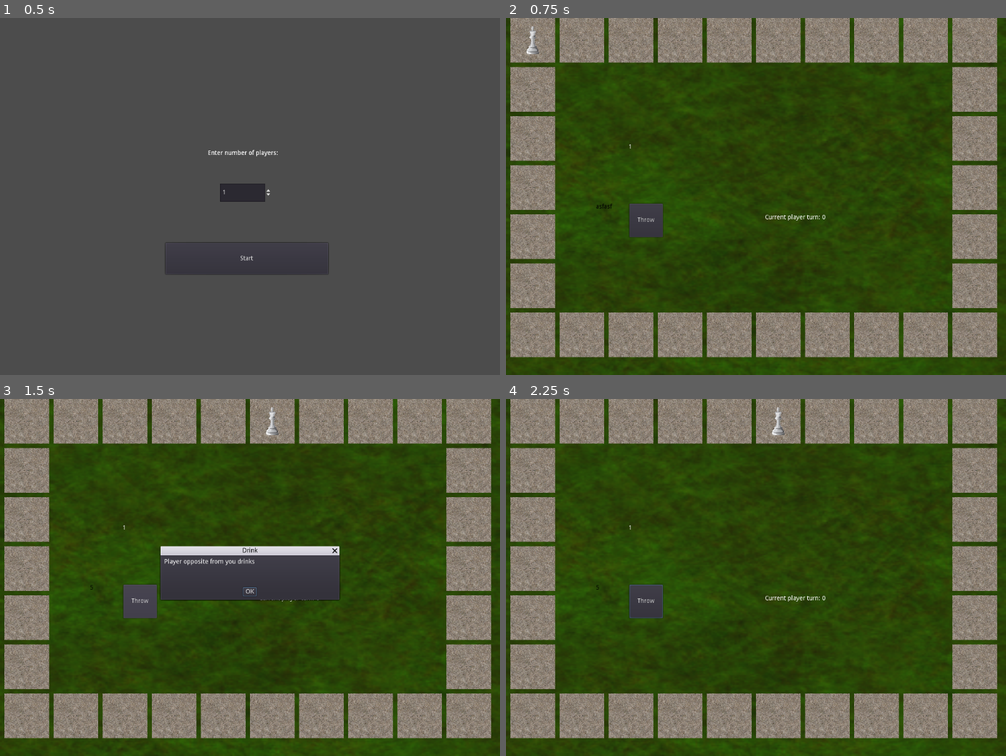
Above: before the commit, frames 1-4 (two rows, left to right).
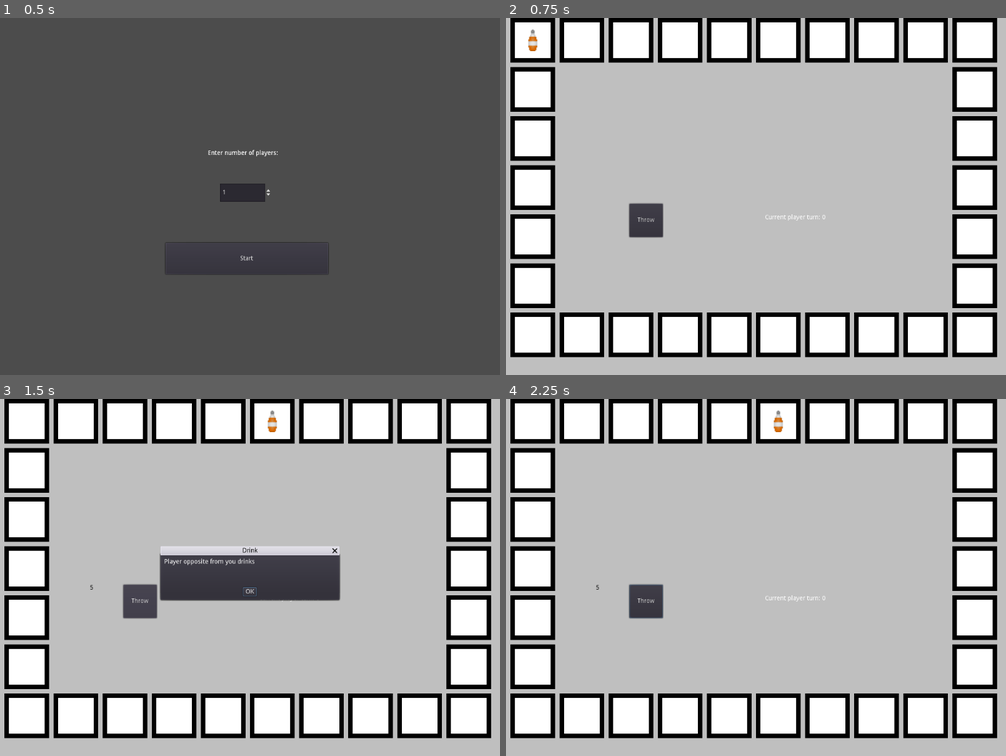
Above: after the commit, the same moments.

Repository: askoki160/angels-of-delta
Game: Godot game, scene res://StartScene.tscn
Two runs of this game, one before a commit and one after it. Both use one fixed random seed, a clock stepped at 60 frames per second and the inputs below.
Inputs:
- Up to frame 1 (0.5 s): no input
- Up to frame 2 (0.75 s): click "Start" at 0.5 s
- Up to frame 3 (1.5 s): click "Throw" at 1.25 s
- Up to frame 4 (2.25 s): click "Start" at 2 s

Frame 1 is identical in both runs. In frame 2, 99% of the frame differs, in the area x 0-100%, y 0-100%; in frame 3, 94%; in frame 4, 99%.

Commit message:
Simpler UI

Diff:
--- a/DiceScene.tscn
+++ b/DiceScene.tscn
@@ -14,7 +14,6 @@
 size_flags_vertical = 0
 custom_colors/font_color = Color( 1, 1, 1, 1 )
 custom_colors/font_outline_modulate = Color( 1, 1, 1, 1 )
-text = "asfasf"
 __meta__ = {
 "_edit_use_anchors_": false
 }
--- a/Field.gd
+++ b/Field.gd
@@ -6,6 +6,9 @@
 
 func resize_sprite(height, width):
 	var sizeto = Vector2(height, width)
-	var size = get_node("Sprite").get_texture().get_size()
+	var size = get_node("OuterRect").get_size()
+	var size_inner = get_node("InnerRect").get_size()
 	var scale_vector: Vector2 = sizeto / size
-	get_node("Sprite").set_scale(scale_vector)
+	var scale_inner_vector: Vector2 = sizeto / size_inner
+	#get_node("OuterRect").set_scale(scale_vector)
+	#get_node("InnerRect").set_scale(scale_inner_vector)
--- a/Field.tscn
+++ b/Field.tscn
@@ -1,23 +1,25 @@
-[gd_scene load_steps=3 format=2]
+[gd_scene load_steps=2 format=2]
 
-[ext_resource path="res://assets/images/dirt.png" type="Texture" id=1]
 [ext_resource path="res://Field.gd" type="Script" id=2]
 
 [node name="Node2D" type="Node2D"]
 script = ExtResource( 2 )
 
-[node name="Sprite" type="Sprite" parent="."]
-texture = ExtResource( 1 )
-
-[node name="Label" type="Label" parent="Sprite"]
-margin_left = -172.278
-margin_top = -121.282
-margin_right = 175.722
-margin_bottom = 118.718
-custom_colors/font_color = Color( 0, 0, 0, 1 )
-text = "Ovo je kurčina"
-align = 1
-valign = 1
+[node name="OuterRect" type="ColorRect" parent="."]
+margin_left = -50.0
+margin_top = -50.0
+margin_right = 50.0
+margin_bottom = 50.0
+color = Color( 0, 0, 0, 1 )
 __meta__ = {
 "_edit_use_anchors_": false
 }
+
+[node name="InnerRect" type="ColorRect" parent="."]
+margin_left = -40.0
+margin_top = -40.0
+margin_right = 40.0
+margin_bottom = 40.0
+__meta__ = {
+"_edit_use_anchors_": false
+}
--- a/Global.gd
+++ b/Global.gd
@@ -71,6 +71,7 @@
 
 	return files
 
+
 func goto_scene(path):
 	# This function will usually be called from a signal callback,
 	# or some other function in the current scene.
--- a/MainScene.gd
+++ b/MainScene.gd
@@ -9,7 +9,6 @@
 
 # Called when the node enters the scene tree for the first time.
 func _ready():
-	$NumberOfPlayers.text = str(global_vars.players)
 	$CurrentPlayerTurn.text = "Current player turn: " + str(state.get_current_index())
 	var map = Utils.Map.new(self, global_vars.fields)
 	map.generate_fields()
--- a/MainScene.tscn
+++ b/MainScene.tscn
@@ -1,26 +1,15 @@
-[gd_scene load_steps=4 format=2]
+[gd_scene load_steps=3 format=2]
 
-[ext_resource path="res://assets/images/grass.png" type="Texture" id=1]
 [ext_resource path="res://DiceScene.tscn" type="PackedScene" id=2]
 [ext_resource path="res://MainScene.gd" type="Script" id=4]
 
 [node name="RootNode" type="Node2D"]
 script = ExtResource( 4 )
 
-[node name="TextureRect" type="TextureRect" parent="."]
+[node name="ColorRect" type="ColorRect" parent="."]
 margin_right = 1120.0
 margin_bottom = 800.0
-texture = ExtResource( 1 )
-stretch_mode = 1
-__meta__ = {
-"_edit_use_anchors_": false
-}
-
-[node name="NumberOfPlayers" type="Label" parent="."]
-margin_left = 274.0
-margin_top = 282.0
-margin_right = 840.0
-margin_bottom = 361.0
+color = Color( 0.752941, 0.752941, 0.752941, 1 )
 __meta__ = {
 "_edit_use_anchors_": false
 }
--- a/Player.tscn
+++ b/Player.tscn
@@ -1,16 +1,16 @@
 [gd_scene load_steps=4 format=2]
 
-[ext_resource path="res://assets/images/player.png" type="Texture" id=1]
+[ext_resource path="res://assets/images/drinks/AppleJuice.png" type="Texture" id=1]
 [ext_resource path="res://Player.gd" type="Script" id=2]
 
 [sub_resource type="RectangleShape2D" id=1]
-extents = Vector2( 14.8169, 32.3751 )
+extents = Vector2( 17.8163, 35.9937 )
 
 [node name="Player" type="KinematicBody2D"]
 script = ExtResource( 2 )
 
 [node name="Sprite" type="Sprite" parent="."]
-scale = Vector2( 0.29628, 0.258859 )
+scale = Vector2( 2, 2 )
 texture = ExtResource( 1 )
 
 [node name="CollisionShape2D" type="CollisionShape2D" parent="."]
Binary file added: assets/images/gray.jpeg
Not shown, added: assets/images/gray.jpeg.import
